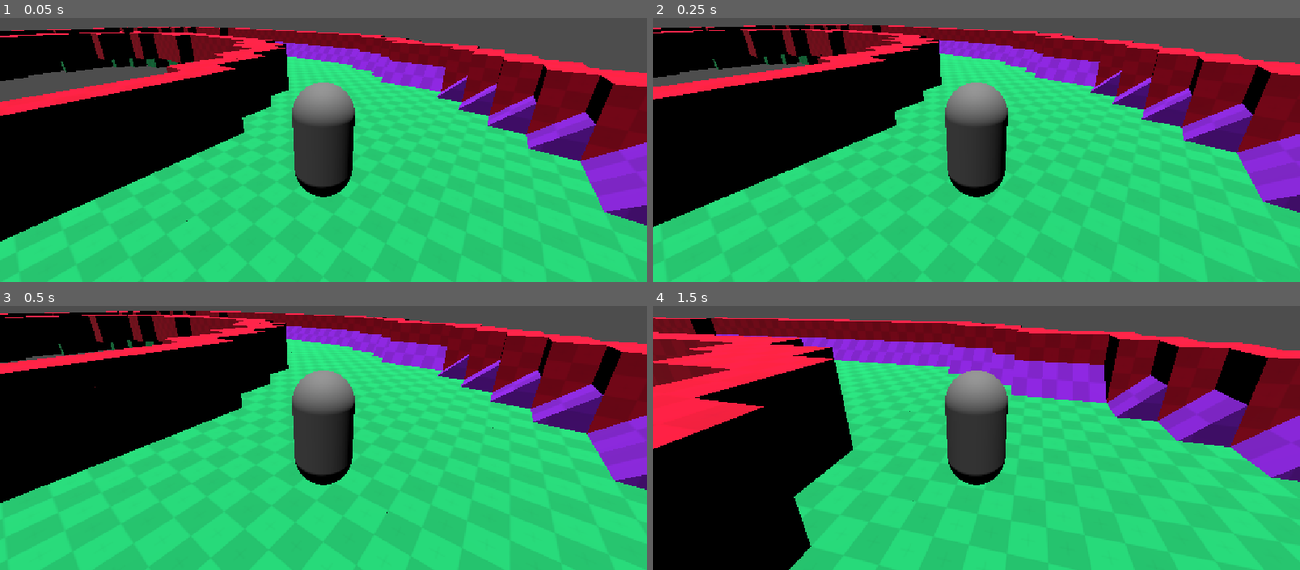
Above: before the commit, frames 1-4 (two rows, left to right).
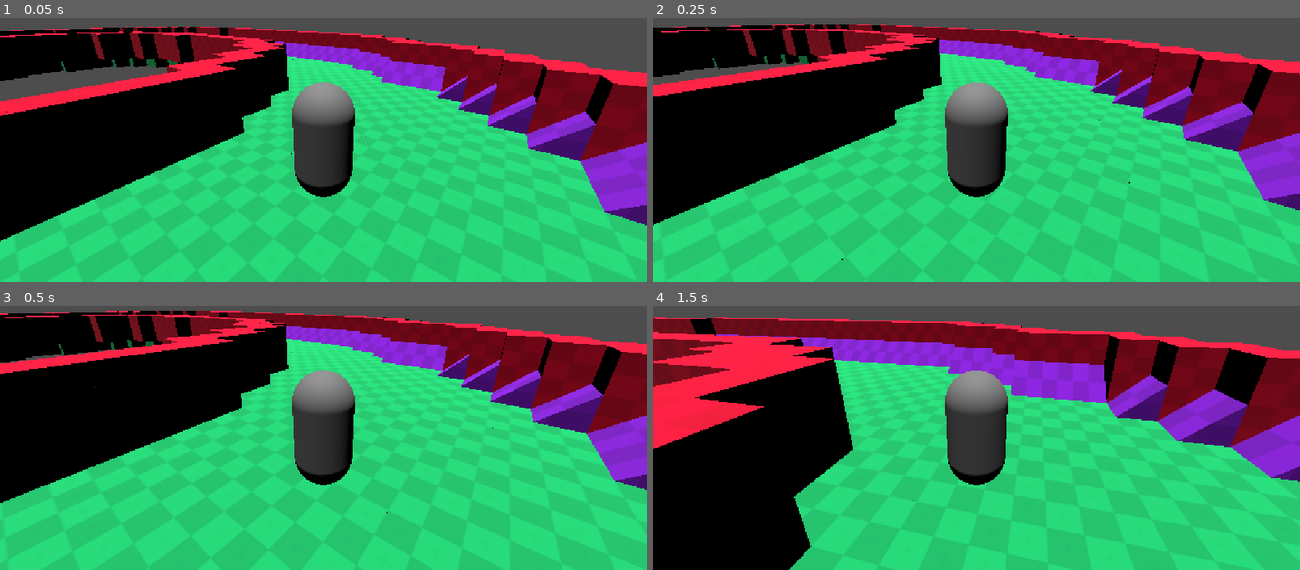
Above: after the commit, the same moments.

Repository: Manzzis/Empanadas-Shaan
Game: Godot game, scene res://Escenas/Nivel layout/layout_level.tscn
Two runs of this game, one before a commit and one after it. Both use one fixed random seed, a clock stepped at 60 frames per second and the inputs below. The project has no main scene, so this scene is started directly.
Inputs:
- Up to frame 1 (0.05 s): no input
- Up to frame 2 (0.25 s): no input
- Up to frame 3 (0.5 s): no input
- Up to frame 4 (1.5 s): tap Enter at 0.5 s; hold W (Adelante) 0.53-1.28 s; tap D (Girar_der) at 0.6, 1.35 s; hold S (Atras) from 1.28 s (still down)

The runs differ from the first frame. In frame 1, 0.3% of the frame differs, in the area x 0-100%, y 3-85%; in frame 2, 2.3%, in the area x 0-100%, y 2-100%; in frame 3, nothing differs; in frame 4, nothing differs.

Commit message:
mejora de codigo
el control de la gravedad ahora se encuentra en el script del personaje, en vez de repetirse en cada estado

Diff:
--- a/Empanadas Shaan/Scripts/personaje/Script de personaje/jugador.gd
+++ b/Empanadas Shaan/Scripts/personaje/Script de personaje/jugador.gd
@@ -3,6 +3,8 @@
 
 #estados del jugador
 var estados : Estados_jugador_resource = Estados_jugador_resource.new()
+
+var gravedad : float = ProjectSettings.get_setting("physics/3d/default_gravity")
 
 #estadísticas del jugador
 @export var velocidad : float = 10.0
@@ -15,6 +17,7 @@
 
 func _physics_process(delta: float) -> void:
 	move_and_slide()
+	handle_gravity(delta)
 	girar(delta)
 
 
@@ -23,3 +26,6 @@
 	if direccion_giro == 0:
 		return
 	rotation.y += direccion_giro * velocidad_giro * delta
+
+func handle_gravity(delta):
+	velocity.y -= gravedad * delta
--- a/Empanadas Shaan/Scripts/personaje/estados/Aterrizar.gd
+++ b/Empanadas Shaan/Scripts/personaje/estados/Aterrizar.gd
@@ -2,7 +2,7 @@
 #Lógica del estado de Aterrizar
 
 func on_physics_process(delta):
-	handle_gravity(delta)
+	pass
 
 func on_input(event):
 	pass
--- a/Empanadas Shaan/Scripts/personaje/estados/Caer.gd
+++ b/Empanadas Shaan/Scripts/personaje/estados/Caer.gd
@@ -2,7 +2,7 @@
 #Lógica del estado de Caer
 
 func on_physics_process(delta):
-	handle_gravity(delta)
+	pass
 
 func on_input(event):
 	pass
--- a/Empanadas Shaan/Scripts/personaje/estados/Caminar.gd
+++ b/Empanadas Shaan/Scripts/personaje/estados/Caminar.gd
@@ -12,8 +12,6 @@
 
 
 func on_physics_process(delta: float) -> void:
-	handle_gravity(delta)
-
 	# Dirección hacia adelante del jugador
 	var adelante := jugador.transform.basis.z
 	# Dirección objetivo
--- a/Empanadas Shaan/Scripts/personaje/estados/Correr.gd
+++ b/Empanadas Shaan/Scripts/personaje/estados/Correr.gd
@@ -2,7 +2,7 @@
 #Lógica del estado de Correr
 
 func on_physics_process(delta):
-	handle_gravity(delta)
+	pass
 
 func on_input(event):
 	pass
--- a/Empanadas Shaan/Scripts/personaje/estados/Grindear.gd
+++ b/Empanadas Shaan/Scripts/personaje/estados/Grindear.gd
@@ -2,7 +2,7 @@
 #Lógica del estado de Gridear
 
 func on_physics_process(delta):
-	handle_gravity(delta)
+	pass
 
 func on_input(event):
 	pass
--- a/Empanadas Shaan/Scripts/personaje/estados/Idle.gd
+++ b/Empanadas Shaan/Scripts/personaje/estados/Idle.gd
@@ -16,8 +16,6 @@
 	pass
 
 func on_physics_process(delta: float) -> void:
-	handle_gravity(delta)
-
 	jugador.velocity.x = move_toward(jugador.velocity.x,0.0,jugador.friccion * delta)
 	jugador.velocity.z = move_toward(jugador.velocity.z,0.0,jugador.friccion * delta)
 
--- a/Empanadas Shaan/Scripts/personaje/estados/Morir.gd
+++ b/Empanadas Shaan/Scripts/personaje/estados/Morir.gd
@@ -2,7 +2,7 @@
 #Lógica del estado de Morir
 
 func on_physics_process(delta):
-	handle_gravity(delta)
+	pass
 
 func on_input(event):
 	pass
--- a/Empanadas Shaan/Scripts/personaje/estados/Saltar.gd
+++ b/Empanadas Shaan/Scripts/personaje/estados/Saltar.gd
@@ -2,7 +2,7 @@
 #Lógica del estado de Saltar
 
 func on_physics_process(delta):
-	handle_gravity(delta)
+	pass
 
 func on_input(event):
 	pass
--- a/Empanadas Shaan/Scripts/personaje/estados/estados_de_jugador.gd
+++ b/Empanadas Shaan/Scripts/personaje/estados/estados_de_jugador.gd
@@ -5,8 +5,6 @@
 #esta var se usa en iniciar
 var jugador : Jugador
 
-#Todos los estados usan la gravedad, entonces se los aplicamos directamente acá
-var gravedad : float = ProjectSettings.get_setting("physics/3d/default_gravity")
 
 func iniciar():
 	jugador = nodo_controlador
@@ -15,7 +13,3 @@
 
 func finalizar():
 	pass
-
-#acá aplicamos la gravedad, los demás estados simplemente deberán llamar al método
-func handle_gravity(delta):
-	nodo_controlador.velocity.y -= gravedad * delta
Not shown, added: Empanadas Shaan/Escenas/Nivel layout/layout_level.tscn8521184090.tmp
